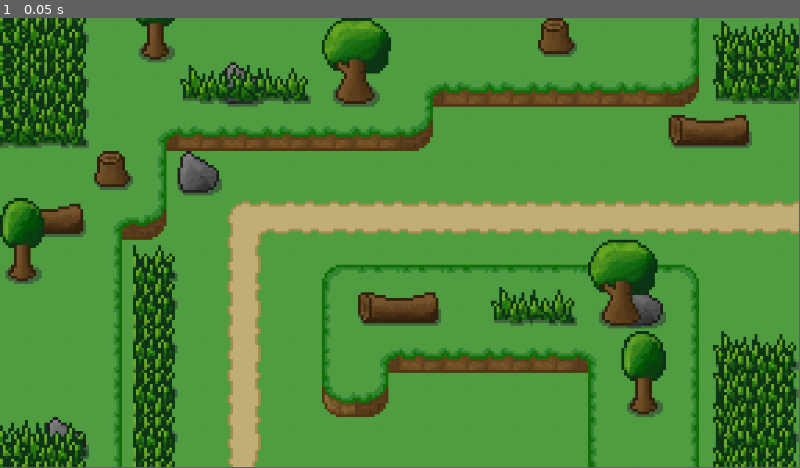
Above: before the commit, frame 1.
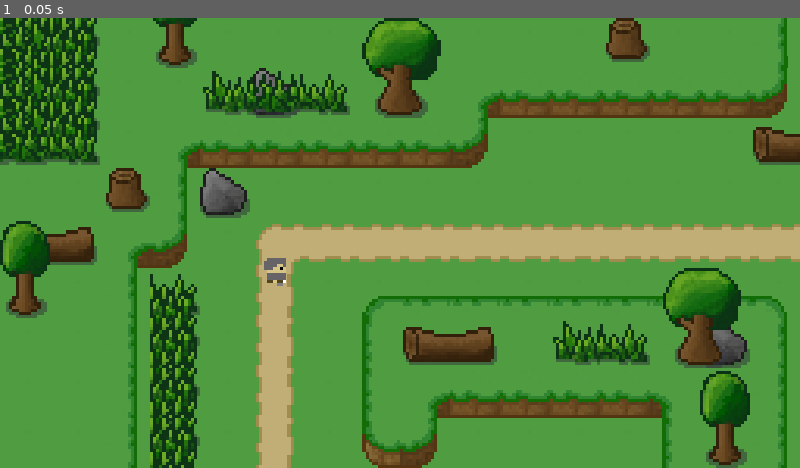
Above: after the commit, the same moment.

Repository: jakegriffin9902/CS358-Bane-of-the-Ancients
Game: Godot game, scene res://solace.tscn
Same seed, same stepped clock (60 frames per second), same inputs: the game is played once before the commit and once after it.
Inputs:
- Up to frame 1 (0.05 s): no input
In our replay, the window is 799x449 before the commit and 800x450 after it. These sizes can differ from the game's own. Grey fills any space a smaller window leaves; there, only what the larger window draws over its background counts as a difference.

The runs differ from the first frame. In frame 1, 52% of the frame differs, in the area x 0-100%, y 0-100%.

Commit message:
Character assets added

Diff:
--- /dev/null
+++ b/characters/Character1.gd
@@ -0,0 +1,17 @@
+extends CharacterBody2D
+
+@export var move_speed : float = 100
+
+func _physics_process(_delta):
+	# Get input direction
+	var input_direction = Vector2(
+		Input.get_action_strength("right") - Input.get_action_strength("left"),
+		Input.get_action_strength("down") - Input.get_action_strength("up")
+	)
+
+	# Update velocity
+	velocity = input_direction * move_speed
+
+	# Move and Slide function uses velocity of character body to move character on map
+	move_and_slide()
+	move_and_collide(velocity)
--- a/project.godot
+++ b/project.godot
@@ -17,7 +17,33 @@
 
 [display]
 
+window/size/viewport_width=1024
+window/size/viewport_height=576
+window/stretch/mode="canvas_items"
 window/stretch/scale=4.0
+
+[input]
+
+right={
+"deadzone": 0.5,
+"events": [Object(InputEventKey,"resource_local_to_scene":false,"resource_name":"","device":-1,"window_id":0,"alt_pressed":false,"shift_pressed":false,"ctrl_pressed":false,"meta_pressed":false,"pressed":false,"keycode":68,"physical_keycode":68,"key_label":68,"unicode":100,"echo":false,"script":null)
+]
+}
+left={
+"deadzone": 0.5,
+"events": [Object(InputEventKey,"resource_local_to_scene":false,"resource_name":"","device":-1,"window_id":0,"alt_pressed":false,"shift_pressed":false,"ctrl_pressed":false,"meta_pressed":false,"pressed":false,"keycode":0,"physical_keycode":65,"key_label":0,"unicode":97,"echo":false,"script":null)
+]
+}
+down={
+"deadzone": 0.5,
+"events": [Object(InputEventKey,"resource_local_to_scene":false,"resource_name":"","device":-1,"window_id":0,"alt_pressed":false,"shift_pressed":false,"ctrl_pressed":false,"meta_pressed":false,"pressed":false,"keycode":0,"physical_keycode":83,"key_label":0,"unicode":115,"echo":false,"script":null)
+]
+}
+up={
+"deadzone": 0.5,
+"events": [Object(InputEventKey,"resource_local_to_scene":false,"resource_name":"","device":-1,"window_id":0,"alt_pressed":false,"shift_pressed":false,"ctrl_pressed":false,"meta_pressed":false,"pressed":false,"keycode":0,"physical_keycode":87,"key_label":0,"unicode":119,"echo":false,"script":null)
+]
+}
 
 [rendering]
 
--- a/solace.tscn
+++ b/solace.tscn
@@ -1,8 +1,114 @@
-[gd_scene load_steps=8 format=3 uid="uid://bd2qkb1x7iclb"]
-
+[gd_scene load_steps=20 format=3 uid="uid://bd2qkb1x7iclb"]
+
+[ext_resource type="Script" path="res://characters/Character1.gd" id="1_5ol4i"]
 [ext_resource type="Texture2D" uid="uid://ir1jx0rbgdnr" path="res://tile_sets/grounds.png" id="1_fjh5y"]
+[ext_resource type="Texture2D" uid="uid://bwphge16iq4c" path="res://characters/character_sprite.png" id="1_lftnd"]
 [ext_resource type="Texture2D" uid="uid://btyshwujtjvgs" path="res://tile_sets/forest.png" id="2_ty2ct"]
 [ext_resource type="Texture2D" uid="uid://bkuvqmdm64dk8" path="res://tile_sets/grass.png" id="3_18xhq"]
+
+[sub_resource type="RectangleShape2D" id="RectangleShape2D_6fqxy"]
+size = Vector2(3, 1.33334)
+
+[sub_resource type="Animation" id="Animation_and3d"]
+resource_name = "walk_right"
+length = 0.4
+tracks/0/type = "value"
+tracks/0/imported = false
+tracks/0/enabled = true
+tracks/0/path = NodePath("Sprite2D:frame")
+tracks/0/interp = 1
+tracks/0/loop_wrap = true
+tracks/0/keys = {
+"times": PackedFloat32Array(0, 0.2),
+"transitions": PackedFloat32Array(1, 1),
+"update": 1,
+"values": [3, 7]
+}
+
+[sub_resource type="Animation" id="Animation_r4na2"]
+length = 0.001
+tracks/0/type = "value"
+tracks/0/imported = false
+tracks/0/enabled = true
+tracks/0/path = NodePath("Sprite2D:frame")
+tracks/0/interp = 1
+tracks/0/loop_wrap = true
+tracks/0/keys = {
+"times": PackedFloat32Array(0),
+"transitions": PackedFloat32Array(1),
+"update": 1,
+"values": [3]
+}
+
+[sub_resource type="Animation" id="Animation_vh5ii"]
+resource_name = "walk_left"
+length = 0.4
+tracks/0/type = "value"
+tracks/0/imported = false
+tracks/0/enabled = true
+tracks/0/path = NodePath("Sprite2D:frame")
+tracks/0/interp = 1
+tracks/0/loop_wrap = true
+tracks/0/keys = {
+"times": PackedFloat32Array(0, 0.2),
+"transitions": PackedFloat32Array(1, 1),
+"update": 1,
+"values": [2, 6]
+}
+
+[sub_resource type="Animation" id="Animation_8kxog"]
+resource_name = "walk_up"
+length = 0.4
+tracks/0/type = "value"
+tracks/0/imported = false
+tracks/0/enabled = true
+tracks/0/path = NodePath("Sprite2D:frame")
+tracks/0/interp = 1
+tracks/0/loop_wrap = true
+tracks/0/keys = {
+"times": PackedFloat32Array(0, 0.2),
+"transitions": PackedFloat32Array(1, 1),
+"update": 1,
+"values": [1, 5]
+}
+
+[sub_resource type="Animation" id="Animation_8mh2b"]
+resource_name = "walk_down"
+length = 0.4
+loop_mode = 1
+tracks/0/type = "value"
+tracks/0/imported = false
+tracks/0/enabled = true
+tracks/0/path = NodePath("Sprite2D:frame")
+tracks/0/interp = 1
+tracks/0/loop_wrap = true
+tracks/0/keys = {
+"times": PackedFloat32Array(0, 0.2),
+"transitions": PackedFloat32Array(1, 1),
+"update": 1,
+"values": [0, 4]
+}
+
+[sub_resource type="AnimationLibrary" id="AnimationLibrary_ht31u"]
+_data = {
+"RESET": SubResource("Animation_r4na2"),
+"walk_down": SubResource("Animation_8mh2b"),
+"walk_left": SubResource("Animation_vh5ii"),
+"walk_right": SubResource("Animation_and3d"),
+"walk_up": SubResource("Animation_8kxog")
+}
+
+[sub_resource type="AnimationNodeBlendSpace2D" id="AnimationNodeBlendSpace2D_pvcco"]
+min_space = Vector2(-1, -1.1)
+max_space = Vector2(1, 1.1)
+
+[sub_resource type="AnimationNodeStateMachineTransition" id="AnimationNodeStateMachineTransition_w6joo"]
+advance_mode = 2
+
+[sub_resource type="AnimationNodeStateMachine" id="AnimationNodeStateMachine_48q4k"]
+states/Move/node = SubResource("AnimationNodeBlendSpace2D_pvcco")
+states/Move/position = Vector2(517.25, 94)
+transitions = ["Start", "Move", SubResource("AnimationNodeStateMachineTransition_w6joo")]
 
 [sub_resource type="TileSetAtlasSource" id="TileSetAtlasSource_1u5r6"]
 texture = ExtResource("1_fjh5y")
@@ -314,6 +420,32 @@
 [node name="Slouismo Fen Entrance" type="Node2D"]
 y_sort_enabled = true
 
+[node name="Character1" type="CharacterBody2D" parent="."]
+script = ExtResource("1_5ol4i")
+
+[node name="CollisionShape2D" type="CollisionShape2D" parent="Character1"]
+position = Vector2(89.5, 84)
+scale = Vector2(3, 3)
+shape = SubResource("RectangleShape2D_6fqxy")
+debug_color = Color(0, 0.6, 0.701961, 0.419608)
+
+[node name="Sprite2D" type="Sprite2D" parent="Character1"]
+top_level = true
+position = Vector2(88.5, 80.5)
+texture = ExtResource("1_lftnd")
+hframes = 4
+vframes = 4
+frame = 3
+
+[node name="AnimationPlayer" type="AnimationPlayer" parent="Character1"]
+libraries = {
+"": SubResource("AnimationLibrary_ht31u")
+}
+
+[node name="AnimationTree" type="AnimationTree" parent="Character1"]
+tree_root = SubResource("AnimationNodeStateMachine_48q4k")
+parameters/Move/blend_position = Vector2(-0.000982344, -0.00288713)
+
 [node name="TileMap" type="TileMap" parent="."]
 y_sort_enabled = true
 tile_set = SubResource("TileSet_hblkw")
Binary file added: characters/character_sprite.png
Not shown, added: characters/character_sprite.png.import
